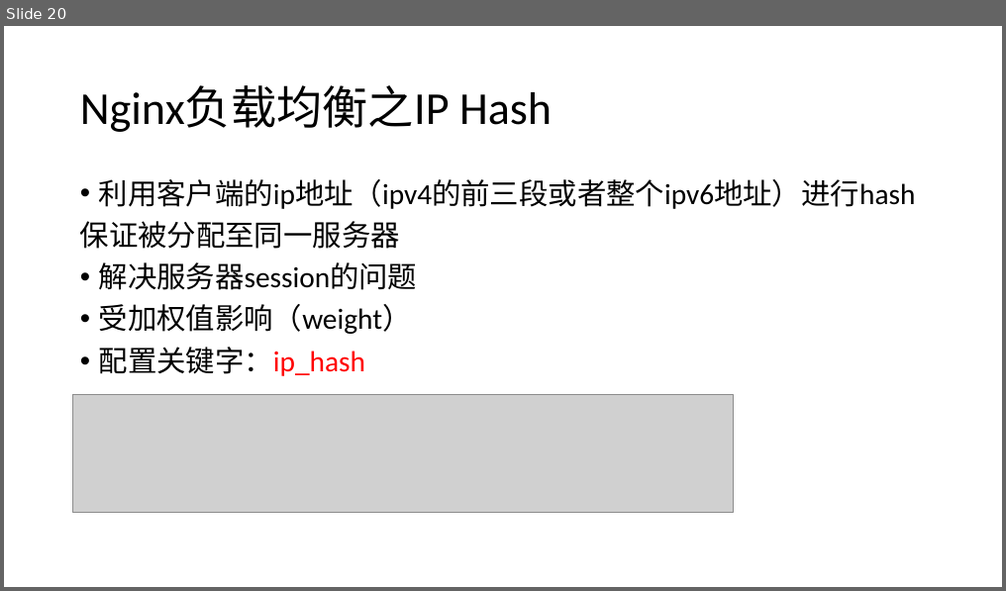
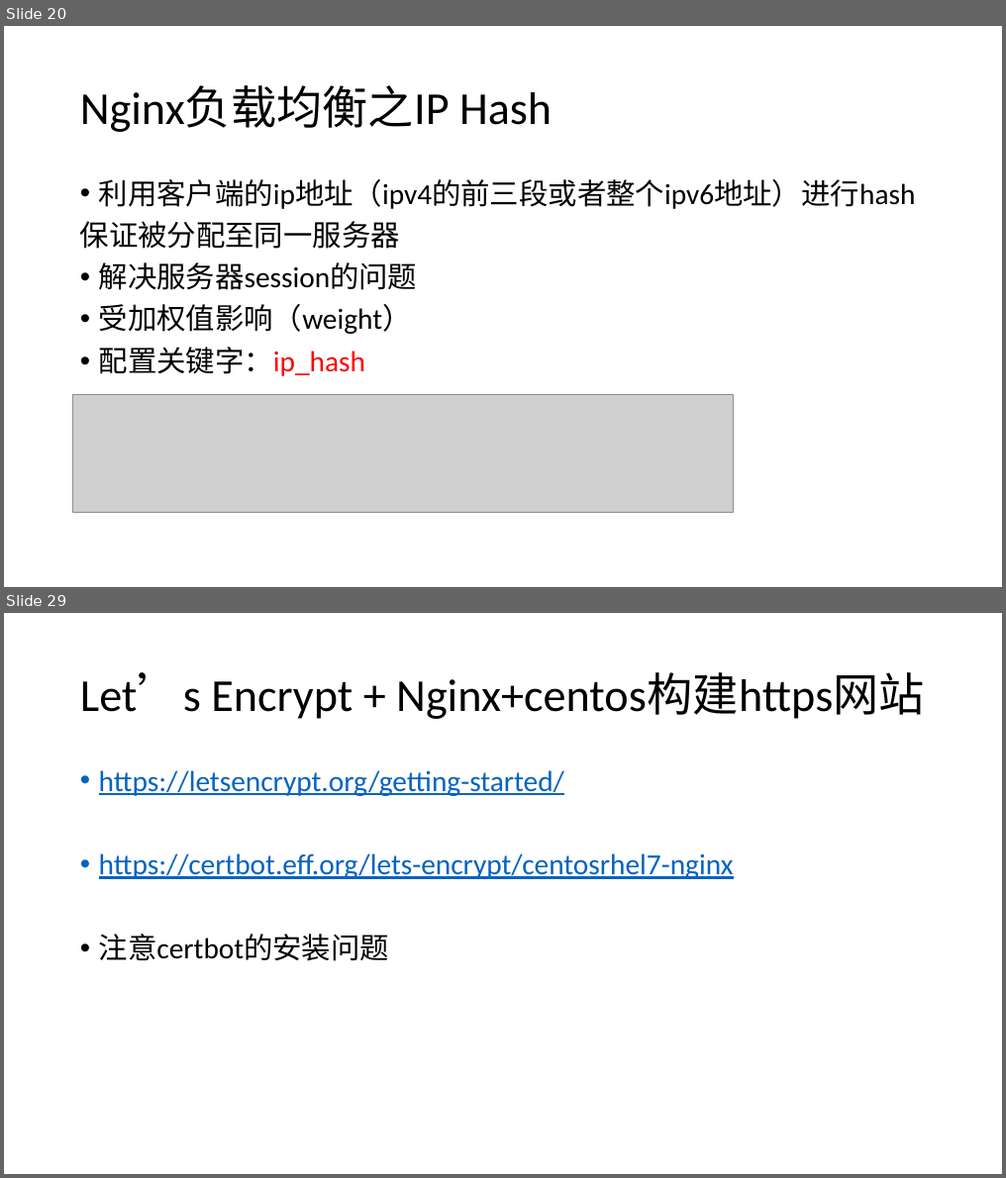
Before and after one commit to bold881/docs, a slide deck: nginx.pptx. Shown one above the other, each under a label of ours: slide 20 before the commit, slides 20 and 29 after it; the slides between them are not shown. The pictures are 1006x591 and 1006x1178 pixels, drawn with LibreOffice and Linux fonts; fonts in the diff are those of the drawing; grey boxes stand for pictures. Boxes give left, top, right and bottom in pixels: in the first picture for what was removed or moved away, otherwise in the second. Text is boxed around its words. In the diff, an @@ line names an element or a change of style, - is before the commit and + after.

Commit message:
update

```diff
--- a/nginx.pptx
+++ b/nginx.pptx
@@ slide 29 added at (4,613,1002,1174), background #FFFFFF @@
@@ title added at (80,673,925,719), 44 pt, text #000000 @@
+Let’s Encrypt + Nginx+centos构建https网站
@@ text added at (99,770,734,961), 28 pt, text #0563C1, underline @@
+• https://letsencrypt.org/getting-started/
+• https://certbot.eff.org/lets-encrypt/centosrhel7-nginx
+• 注意certbot的安装问题
```
Also in this commit, not shown: 1 slide changed, 8 other slides added.
